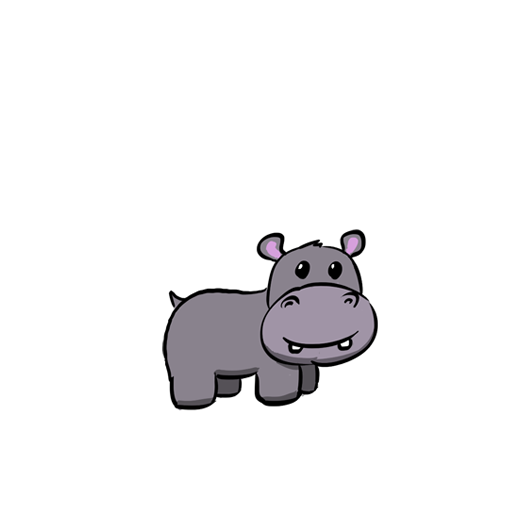
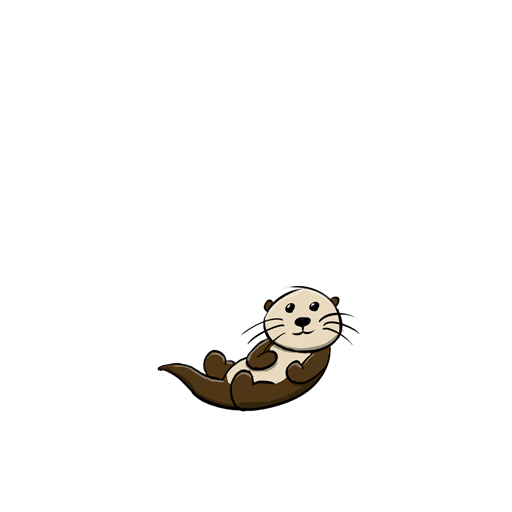
The second 512x512 image is a revision of the first. Changes to its layers:
added layer "otter" above "hippo" over box(157, 286, 360, 412)
hid "hippo" over box(162, 229, 378, 411)
